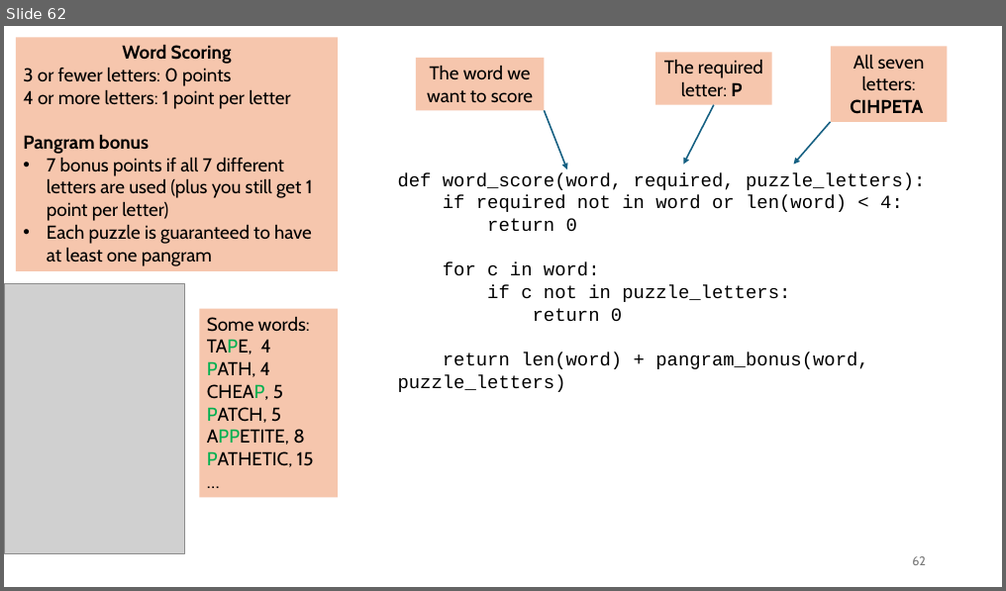
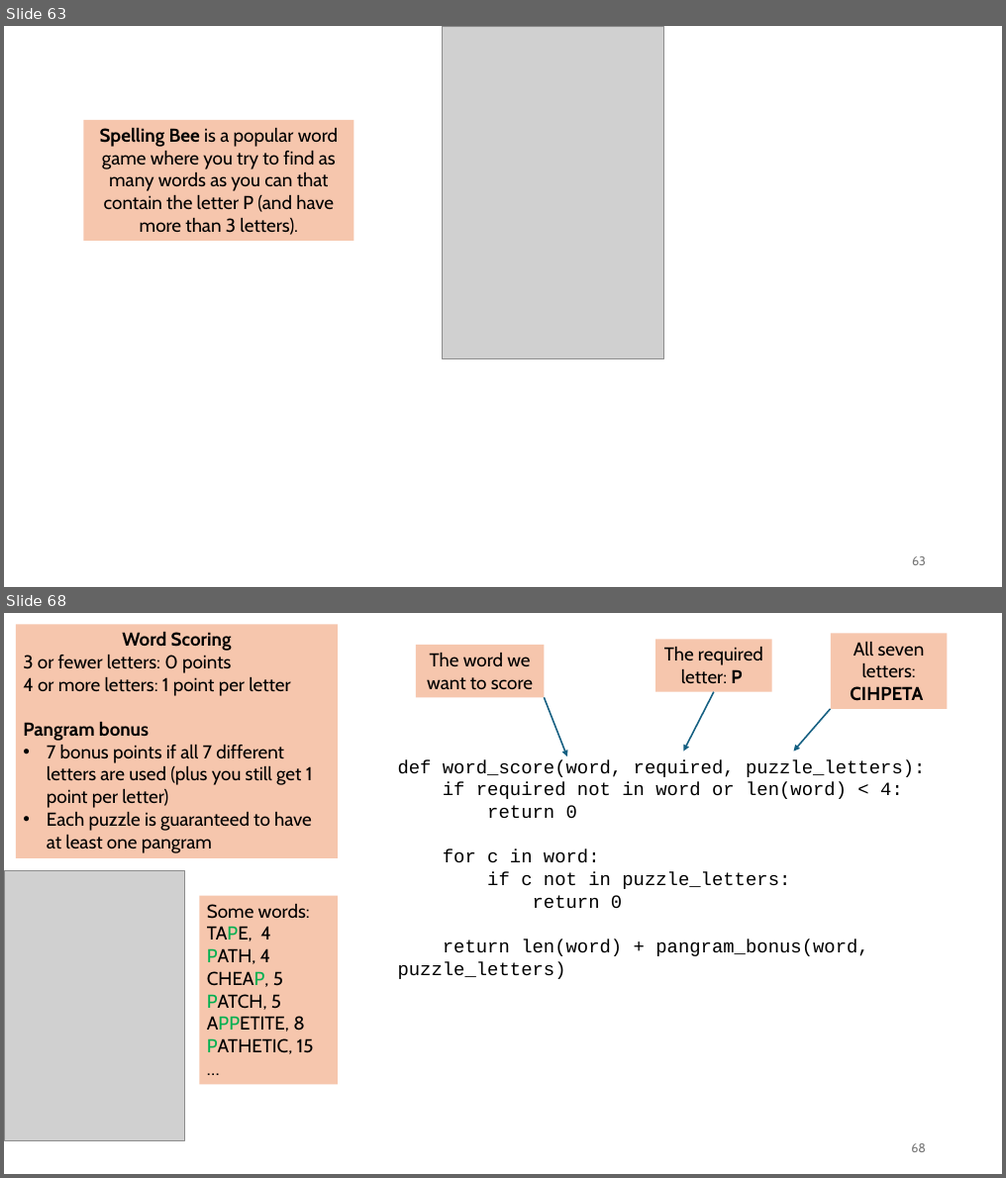
Before and after one commit to tjd1234/cmpt120spring2026, a slide deck: lecture_notes/chapter7/chapter7.pptx. Shown one above the other, each under a label of ours: slide 62 before the commit, slides 63 and 68 after it; the slides between them are not shown. The pictures are 1006x591 and 1006x1178 pixels, drawn with LibreOffice and Linux fonts; fonts in the diff are those of the drawing; grey boxes stand for pictures. Boxes give left, top, right and bottom in pixels: in the first picture for what was removed or moved away, otherwise in the second. Text is boxed around its words. In the diff, an @@ line names an element or a change of style, - is before the commit and + after.

```diff
--- a/lecture_notes/chapter7/chapter7.pptx
+++ b/lecture_notes/chapter7/chapter7.pptx
@@ slide 63 added at [4,26,1002,587], background #FFFFFF @@
@@ picture added at [442,26,664,360] @@
@@ rectangle added at [83,120,353,241], fill #F6C6AD, 18 pt, text #000000 @@
+Spelling Bee is a popular word game where you try to find as many words as you can that contain the letter P (and have more than 3 letters).
@@ page number added at [912,557,926,566], 12 pt, text #797979 @@
+63
@@ what was slide 62 is now slide 68 @@
@@ page number at [911,1144,926,1153]: text changed @@
-62
+68
```
Also in this commit, not shown: 19 slides changed, 5 other slides added, 2 other files.
